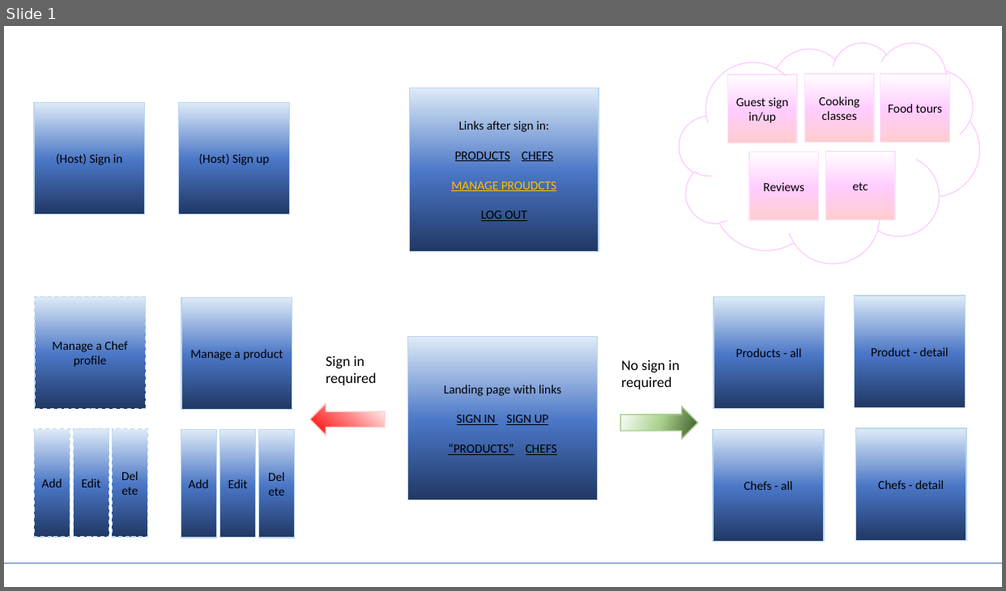
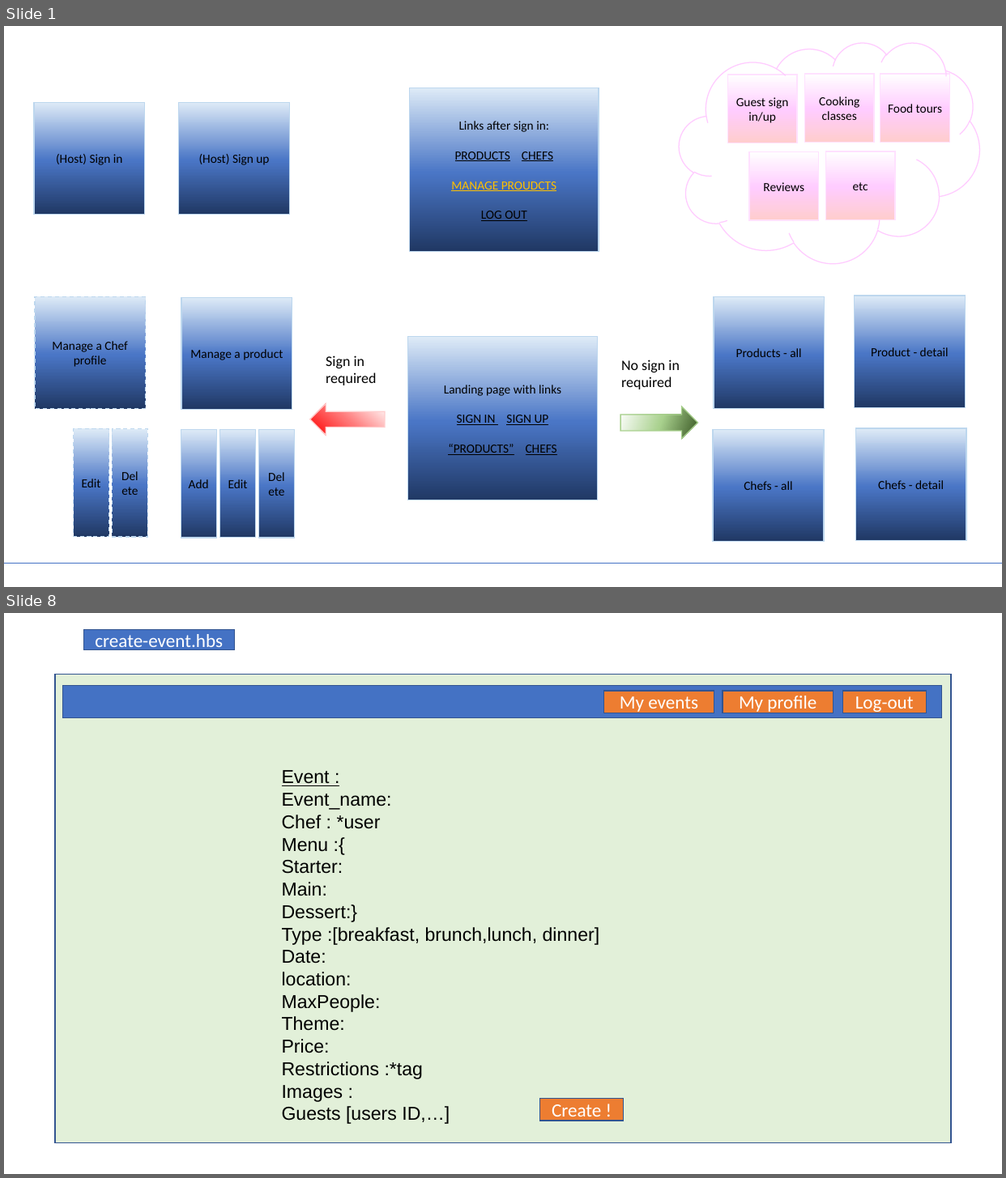
Before and after one commit to sdubois90/Second-project, a slide deck: Working plan/Project plan.pptx. Shown one above the other, each under a label of ours: slide 1 before the commit, slides 1 and 8 after it; the slides between them are not shown. The pictures are 1006x591 and 1006x1178 pixels, drawn with LibreOffice and Linux fonts; fonts in the diff are those of the drawing. Boxes give left, top, right and bottom in pixels: in the first picture for what was removed or moved away, otherwise in the second. Text is boxed around its words. In the diff, an @@ line names an element or a change of style, - is before the commit and + after.

```diff
--- a/Working plan/Project plan.pptx
+++ b/Working plan/Project plan.pptx
@@ slide 8 added at (x1=4, y1=613, x2=1002, y2=1174), background #FFFFFF @@
@@ rectangle added at (x1=84, y1=629, x2=235, y2=650), fill #4472C4, outline #325491 1 pt, 18 pt, text #FFFFFF @@
+create-event.hbs
@@ rectangle added at (x1=55, y1=675, x2=951, y2=1144), fill #E2F0D9, outline #325491 1 pt @@
@@ rectangle added at (x1=62, y1=686, x2=941, y2=717), fill #4472C4, outline #325491 1 pt @@
@@ rectangle added at (x1=603, y1=691, x2=714, y2=713), fill #ED7D31, outline #325491 1 pt, 18 pt, text #FFFFFF @@
+My events
@@ rectangle added at (x1=722, y1=691, x2=833, y2=713), fill #ED7D31, outline #325491 1 pt, 18 pt, text #FFFFFF @@
+My profile
@@ rectangle added at (x1=842, y1=691, x2=926, y2=713), fill #ED7D31, outline #325491 1 pt, 18 pt, text #FFFFFF @@
+Log-out
@@ text added at (x1=282, y1=770, x2=600, y2=1124), 18 pt, text #000000 @@
+Event :
+Event_name:
+Chef : *user
+Menu :{
+Starter:
+Main:
+Dessert:}
+Type :[breakfast, brunch,lunch, dinner]
+Date:
+location:
+MaxPeople:
+Theme:
+Price:
+Restrictions :*tag
+Images :
+Guests [users ID,…]
@@ rectangle added at (x1=540, y1=1099, x2=623, y2=1122), fill #ED7D31, outline #325491 1 pt, 18 pt, text #FFFFFF @@
+Create !
@@ slide 1 changed as well @@
@@ rectangle removed at (x1=34, y1=429, x2=70, y2=537) @@
-Add
```
Also in this commit, not shown: 1 other slide changed, 9 other slides added, 8 other files.
